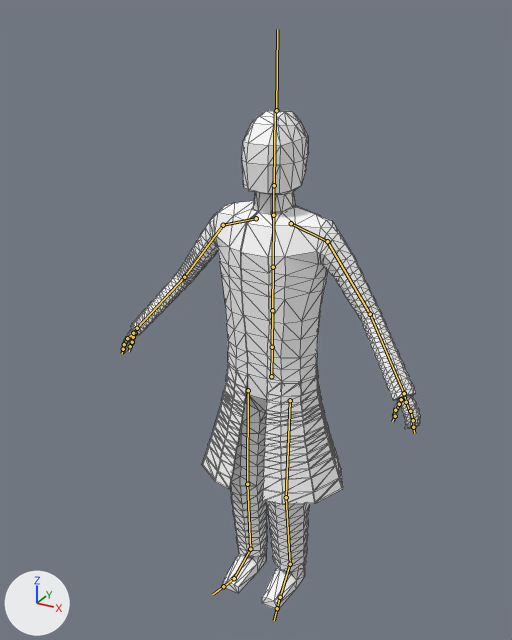
An edit to the FBX model SPLASH/res/models/Doc.fbx, drawn before and after from the same camera.
Both versions are drawn from a camera (50 mm lens) standing at (0.0112, -0.0213, 0.0226) and looking at (0.0006, -0.0021, 0.0129). Lighting does not change. The marker at lower left points along +X, +Y and +Z. The bones that bend it are drawn over the model as lines. Mesh edges are drawn as thin lines.
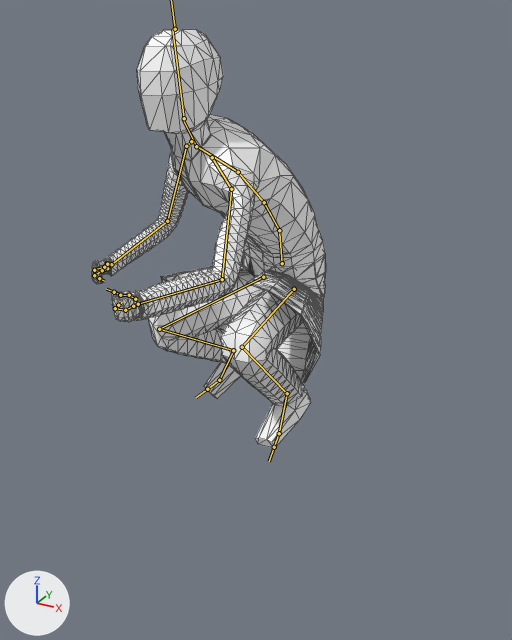
The newer file adds an action. The first version stands in its rest pose; the second is drawn at frame 297 of the action 'jump'.

What the commit changed:
Bone 'mixamorig:Hips' (bone_mixamorig_hips) moves from (0.0, 0.0, 0.0) to (0.0, 0.436, -0.074).
Bone 'mixamorig:Hips' (bone_mixamorig_hips) turns from (0, 0, 0) to (4, -27, 2) degrees about its own x, y and z.
Bone 'mixamorig:Spine' (bone_mixamorig_spine) turns from (0, 0, 0) to (30, 3, -10) degrees about its own x, y and z.
Bone 'mixamorig:Spine1' (bone_mixamorig_spine1) turns from (0, 0, 0) to (9, -3, 2) degrees about its own x, y and z.
Bone 'mixamorig:Spine2' (bone_mixamorig_spine2) turns from (0, 0, 0) to (14, -5, -1) degrees about its own x, y and z.
Bone 'mixamorig:Neck' (bone_mixamorig_neck) turns from (0, 0, 0) to (-27, 14, -7) degrees about its own x, y and z.
Bone 'mixamorig:Head' (bone_mixamorig_head) turns from (0, 0, 0) to (-27, 12, -1) degrees about its own x, y and z.
Bone 'mixamorig:LeftShoulder' (bone_mixamorig_leftshoulder) turns from (0, 0, 0) to (-9, 7, 14) degrees about its own x, y and z.
Bone 'mixamorig:LeftArm' (bone_mixamorig_leftarm) turns from (0, 0, 0) to (-49, -40, 79) degrees about its own x, y and z.
Bone 'mixamorig:LeftForeArm' (bone_mixamorig_leftforearm) turns from (0, 0, 0) to (0, 0, 42) degrees about its own x, y and z.
Bone 'mixamorig:LeftHand' (bone_mixamorig_lefthand) turns from (0, 0, 0) to (-41, -51, 2) degrees about its own x, y and z.
Bone 'mixamorig:LeftHandThumb1' (bone_mixamorig_lefthandthumb1) turns from (0, 0, 0) to (64, -2, 45) degrees about its own x, y and z.
Bone 'mixamorig:LeftHandThumb2' (bone_mixamorig_lefthandthumb2) turns from (0, 0, 0) to (0, -21, -53) degrees about its own x, y and z.
Bone 'mixamorig:LeftHandThumb3' (bone_mixamorig_lefthandthumb3) turns from (0, 0, 0) to (-6, 31, 23) degrees about its own x, y and z.
Bone 'mixamorig:LeftHandIndex1' (bone_mixamorig_lefthandindex1) turns from (0, 0, 0) to (18, 1, 3) degrees about its own x, y and z.
Bone 'mixamorig:LeftHandIndex2' (bone_mixamorig_lefthandindex2) turns from (0, 0, 0) to (69, -5, -8) degrees about its own x, y and z.
Bone 'mixamorig:LeftHandIndex3' (bone_mixamorig_lefthandindex3) turns from (0, 0, 0) to (72, 6, 0) degrees about its own x, y and z.
Bone 'mixamorig:RightShoulder' (bone_mixamorig_rightshoulder) turns from (0, 0, 0) to (15, -8, -14) degrees about its own x, y and z.
Bone 'mixamorig:RightArm' (bone_mixamorig_rightarm) turns from (0, 0, 0) to (-7, 2, -62) degrees about its own x, y and z.
Bone 'mixamorig:RightForeArm' (bone_mixamorig_rightforearm) turns from (0, 0, 0) to (3, 19, -51) degrees about its own x, y and z.
Bone 'mixamorig:RightHand' (bone_mixamorig_righthand) turns from (0, 0, 0) to (-20, 9, 8) degrees about its own x, y and z.
Bone 'mixamorig:RightHandThumb1' (bone_mixamorig_righthandthumb1) turns from (0, 0, 0) to (48, -15, -28) degrees about its own x, y and z.
Bone 'mixamorig:RightHandThumb2' (bone_mixamorig_righthandthumb2) turns from (0, 0, 0) to (6, -9, 14) degrees about its own x, y and z.
Bone 'mixamorig:RightHandThumb3' (bone_mixamorig_righthandthumb3) turns from (0, 0, 0) to (-11, 8, 37) degrees about its own x, y and z.
Bone 'mixamorig:RightHandIndex1' (bone_mixamorig_righthandindex1) turns from (0, 0, 0) to (-2, 1, -13) degrees about its own x, y and z.
Bone 'mixamorig:RightHandIndex2' (bone_mixamorig_righthandindex2) turns from (0, 0, 0) to (53, 7, -7) degrees about its own x, y and z.
Bone 'mixamorig:RightHandIndex3' (bone_mixamorig_righthandindex3) turns from (0, 0, 0) to (31, 2, 1) degrees about its own x, y and z.
Bone 'mixamorig:LeftUpLeg' (bone_mixamorig_leftupleg) turns from (0, 0, 0) to (88, -31, -2) degrees about its own x, y and z.
Bone 'mixamorig:LeftLeg' (bone_mixamorig_leftleg) turns from (0, 0, 0) to (-118, 7, -4) degrees about its own x, y and z.
Bone 'mixamorig:LeftFoot' (bone_mixamorig_leftfoot) turns from (0, 0, 0) to (18, 10, 0) degrees about its own x, y and z.
Bone 'mixamorig:RightUpLeg' (bone_mixamorig_rightupleg) turns from (0, 0, 0) to (73, 9, -13) degrees about its own x, y and z.
Bone 'mixamorig:RightLeg' (bone_mixamorig_rightleg) turns from (0, 0, 0) to (-124, 1, 7) degrees about its own x, y and z.
Bone 'mixamorig:RightFoot' (bone_mixamorig_rightfoot) turns from (0, 0, 0) to (18, 1, 4) degrees about its own x, y and z.
Bone 'mixamorig:RightToeBase' (bone_mixamorig_righttoebase) turns from (0, 0, 0) to (-5, -9, -1) degrees about its own x, y and z.

Where the change shows, as pixel boxes [x1, y1, x2, y2] in the pictures (512 x 640 px):
'polySurface11', posed (21% narrower, 16% shorter): before [122, 110, 420, 610]; after [92, 29, 326, 448]
bone 'mixamorig:Hips', root to tip: before (271, 376) to (272, 348); after (282, 263) to (279, 232)
bone 'mixamorig:Spine', root to tip: before (272, 347) to (272, 310); after (279, 230) to (264, 202)
bone 'mixamorig:Spine1', root to tip: before (272, 310) to (273, 267); after (264, 202) to (238, 172)
bone 'mixamorig:Spine2', root to tip: before (273, 267) to (273, 216); after (238, 172) to (198, 147)
bone 'mixamorig:Neck', root to tip: before (273, 215) to (273, 185); after (196, 146) to (183, 119)
bone 'mixamorig:Head', root to tip: before (274, 185) to (275, 111); after (184, 118) to (172, 29)
bone 'mixamorig:LeftShoulder', root to tip: before (291, 223) to (327, 241); after (212, 157) to (231, 189)
bone 'mixamorig:LeftArm', root to tip: before (327, 241) to (370, 314); after (231, 189) to (222, 279)
bone 'mixamorig:LeftForeArm', root to tip: before (370, 314) to (404, 393); after (222, 279) to (138, 304)
bone 'mixamorig:LeftHand', root to tip: before (404, 393) to (406, 401); after (138, 304) to (134, 306)
bone 'mixamorig:LeftHandThumb1', root to tip: before (401, 399) to (399, 404); after (135, 299) to (128, 295)
bone 'mixamorig:LeftHandThumb2', root to tip: before (399, 404) to (396, 410); after (129, 295) to (121, 295)
bone 'mixamorig:LeftHandThumb3', root to tip: before (395, 410) to (393, 415); after (120, 295) to (113, 291)
bone 'mixamorig:LeftHandIndex1', root to tip: before (406, 402) to (410, 411); after (133, 306) to (125, 310)
bone 'mixamorig:LeftHandIndex2', root to tip: before (410, 411) to (413, 420); after (125, 310) to (115, 308)
bone 'mixamorig:LeftHandIndex3', root to tip: before (413, 420) to (414, 426); after (115, 308) to (118, 305)
bone 'mixamorig:RightShoulder', root to tip: before (256, 218) to (223, 225); after (191, 141) to (186, 146)
bone 'mixamorig:RightArm', root to tip: before (223, 225) to (184, 277); after (186, 146) to (167, 221)
bone 'mixamorig:RightForeArm', root to tip: before (184, 277) to (137, 328); after (167, 221) to (111, 264)
bone 'mixamorig:RightHand', root to tip: before (137, 328) to (133, 333); after (111, 264) to (104, 267)
bone 'mixamorig:RightHandThumb1', root to tip: before (135, 333) to (133, 337); after (107, 263) to (107, 264)
bone 'mixamorig:RightHandThumb2', root to tip: before (133, 337) to (132, 342); after (107, 264) to (107, 268)
bone 'mixamorig:RightHandThumb3', root to tip: before (132, 342) to (130, 346); after (107, 268) to (103, 271)
bone 'mixamorig:RightHandIndex1', root to tip: before (133, 333) to (127, 338); after (104, 267) to (94, 269)
bone 'mixamorig:RightHandIndex2', root to tip: before (127, 338) to (124, 344); after (94, 270) to (94, 275)
bone 'mixamorig:RightHandIndex3', root to tip: before (124, 344) to (123, 349); after (94, 275) to (99, 278)
bone 'mixamorig:LeftUpLeg', root to tip: before (290, 400) to (286, 497); after (294, 289) to (242, 347)
bone 'mixamorig:LeftLeg', root to tip: before (286, 497) to (290, 564); after (242, 347) to (287, 393)
bone 'mixamorig:LeftFoot', root to tip: before (290, 564) to (280, 597); after (287, 393) to (279, 433)
bone 'mixamorig:RightUpLeg', root to tip: before (248, 390) to (247, 484); after (263, 277) to (159, 329)
bone 'mixamorig:RightLeg', root to tip: before (247, 484) to (250, 549); after (159, 329) to (233, 350)
bone 'mixamorig:RightFoot', root to tip: before (250, 549) to (234, 578); after (233, 350) to (219, 380)
bone 'mixamorig:RightToeBase', root to tip: before (234, 578) to (223, 586); after (219, 380) to (207, 389)
